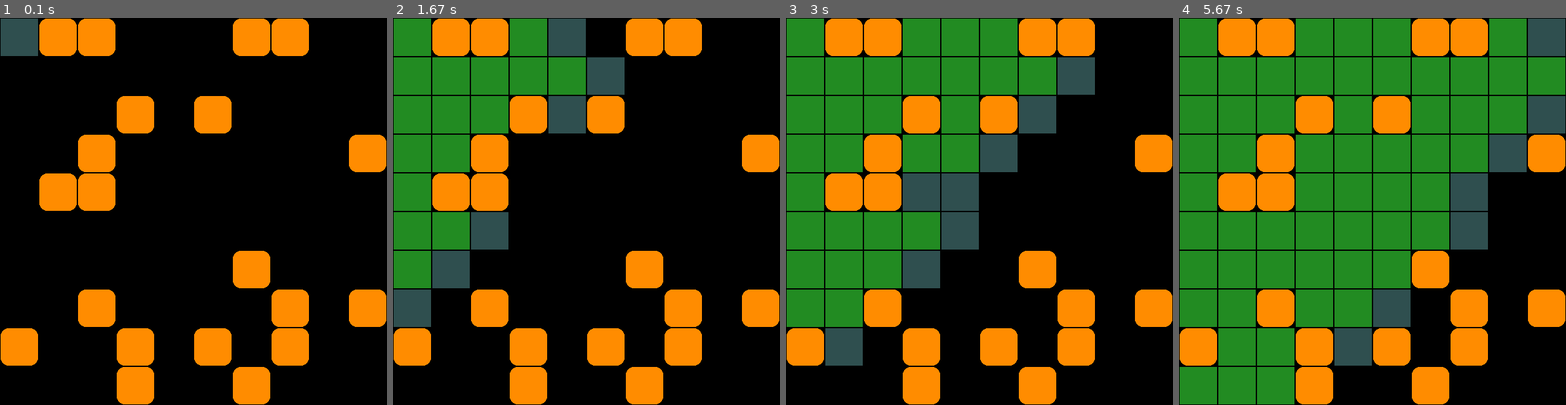
Above: before the commit, frames 1-4 (left to right).
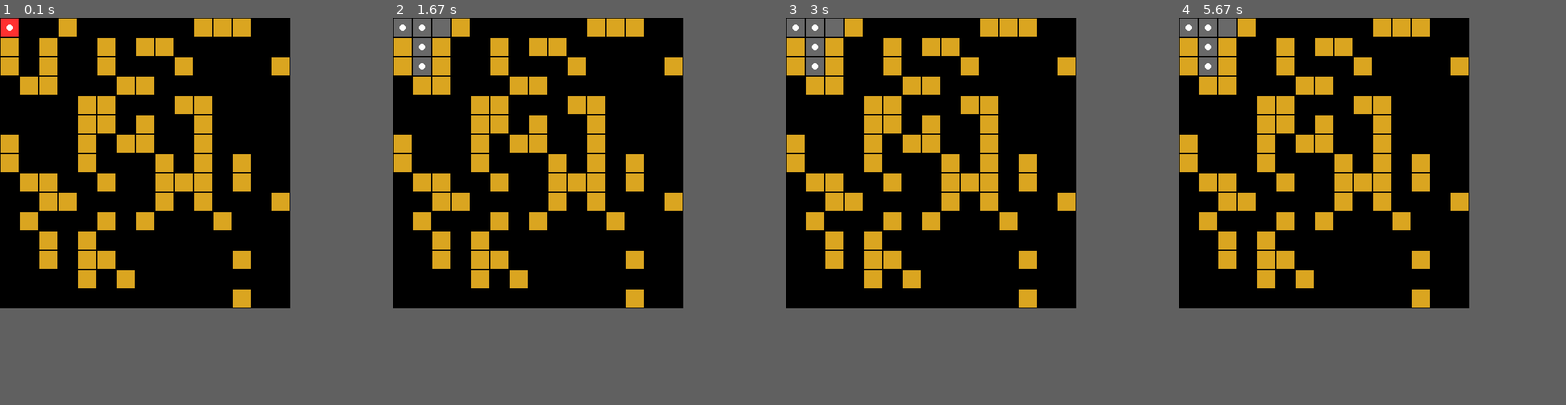
Above: after the commit, the same moments.

Repository: i-dea-by/py_coding_marathon
Game: pygame game, started from marathon_01/task10/main_pygame.py
The game is run twice, just before and just after one commit, with the same random seed, the same clock (stepped at 60 frames per second) and the same inputs.
Inputs:
- Up to frame 1 (0.1 s): no input
- Up to frame 2 (1.67 s): no input
- Up to frame 3 (3 s): no input
- Up to frame 4 (5.67 s): no input
In our replay, the window is 600x600 before the commit and 450x450 after it. These sizes can differ from the game's own. Grey fills any space a smaller window leaves; there, only what the larger window draws over its background counts as a difference.

The runs differ from the first frame. In frame 1, 29% of the frame differs, in the area x 0-100%, y 0-100%; in frame 2, 44%; in frame 3, 54%; in frame 4, 77%.

Commit message:
+ первая визуализация работы на движке pygame
+ добавил
- убрал/удалил
* исправил/подправил

Diff:
--- a/marathon_01/task10/main_pygame.py
+++ b/marathon_01/task10/main_pygame.py
@@ -1,5 +1,5 @@
 from collections import deque
-from random import random, randint
+from random import random
 
 import pygame as pg
 
@@ -50,11 +50,10 @@
         :param x: int - координата
         :return: bool - True - можно, False - нельзя
         """
-        result = all([0 <= y < maze_height,
-                      0 <= x < maze_width,
-                      (y, x) not in vizited,
-                     (y, x) not in queue]) and maze[y][x] == 0  # пришлось вынести, чтоб проверка срабатывала после
-        return result
+        return all([0 <= y < maze_height,
+                    0 <= x < maze_width,
+                    (y, x) not in vizited,
+                    (y, x) not in queue]) and maze[y][x] == 0  # пришлось вынести, чтоб проверка срабатывала после
 
     def find_next_steps(y: int, x: int) -> list[tuple]:
         """
@@ -72,66 +71,79 @@
                 result.append((y + step_y, x + step_x))
         return result
 
-    def get_rect(x, y):
-        return x * TILE + 1, y * TILE + 1, TILE - 2, TILE - 2
+    def get_rect(y: int, x: int, inc=1) -> tuple[int, int, int, int]:
+        """
+        Функция возвращает кортеж координат и размеров для метода draw.Rect pygame-а
+
+        :param inc: int - коэффициент для изменения размеров области
+        :param y: int - координата в поле для отрисовки
+        :param x: int - координата в поле для отрисовки
+        :return: tuple[int, int, int, int] - координаты и размеры прямоугольной области (left, top, width, height)
+        """
+        return y * TILE + inc, x * TILE + inc, TILE - (inc * 2), TILE - (inc * 2)
 
     # проверяем и сохраняем размеры матрицы
     maze_height, maze_width = check_dimensions(maze)
 
-    # "теневой лабиринт" для сохранения результатов поиска выхода
+    # "теневой лабиринт" с нулями для сохранения результатов поиска выхода
     shadow_maze = create_random_maze(maze_height, maze_width, chance=0)
 
-    start = (0, 0)  # стартовая ячейка
+    start = current_cell = (0, 0)  # стартовая ячейка
     queue = deque([start])  # очередь для ячеек для следующего шага ()
-    vizited = set()  # хранилище посещенных ячеек
+    vizited = {start: None}  # хранилище посещенных ячеек
 
-    TILE = 60
+    TILE = 30  # размер квадрата сетки лабиринта
 
     pg.init()
-    sc = pg.display.set_mode([maze_width * TILE, maze_height * TILE])
+    sc = pg.display.set_mode([maze_height * TILE, maze_width * TILE])
     clock = pg.time.Clock()
 
     show_maze = True
+
     while show_maze:
-        # fill screen
+        # заливаем экран
         sc.fill(pg.Color('black'))
-        # draw grid
-        [[pg.draw.rect(sc, pg.Color('darkorange'), get_rect(x, y), border_radius=TILE // 5)
+        # рисуем лабиринт
+        [[pg.draw.rect(sc, pg.Color('#DAA520'), get_rect(y, x))
           for x, col in enumerate(row) if col] for y, row in enumerate(maze)]
-        # draw BFS work
-        [pg.draw.rect(sc, pg.Color('forestgreen'), get_rect(x, y)) for y, x in vizited]
-        [pg.draw.rect(sc, pg.Color('darkslategray'), get_rect(x, y)) for y, x in queue]
+        # рисуем результат работы алгоритма поиска
+        [pg.draw.rect(sc, pg.Color('#696969'), get_rect(y, x)) for y, x in vizited]
+        [pg.draw.rect(sc, pg.Color('#FF3030'), get_rect(y, x)) for y, x in queue]
+        # рисуем путь от текущей клетки до начала
+        path_dot = current_cell
+        while path_dot:
+            pg.draw.rect(sc, pg.Color('#FFFFFF'), get_rect(*path_dot, inc=10), TILE, border_radius=TILE // 3)
+            path_dot = vizited[path_dot]
 
         pg.display.update()
         clock.tick(10)
 
+        if queue and current_cell == (maze_height - 1, maze_width - 1):
+            queue.clear()
+            print('FINISH!!!!')
+        elif not queue and current_cell < (maze_height - 1, maze_width - 1):
+            print('Выхода нет)')
+
         if queue:
-            print(f'Queue: {queue}')
+            current_cell = queue.popleft()
+            next_cells = find_next_steps(*current_cell)
+            for next_cell in next_cells:
+                if next_cell == (maze_height - 1, maze_width - 1):
+                    queue.clear()
+                queue.append(next_cell)
+                vizited[next_cell] = current_cell
 
-            current_cell = queue.popleft()
-            vizited.add(current_cell)
-
-            next_cells = find_next_steps(current_cell[0], current_cell[1])
-            print(f'Next cells: {next_cells}')
-
-            for next_cell in next_cells:
-                queue.append(next_cell)
-
-        # pygame necessary lines
+        # pygame проверка на выход
         for event in pg.event.get():
             if event.type == pg.QUIT:
                 pg.quit()
                 show_maze = False
 
-    return shadow_maze[-1][-1] > 0
+    result = shadow_maze[-1][-1] > 0
+    return result
 
 
 if __name__ == '__main__':
-    # print('Рандомный лабиринт:')
-    height, length = randint(3, 10), randint(3, 10)
-    height, length = 10, 10
-    random_maze = create_random_maze(height, length, 0.2)
-
-    height, length = check_dimensions(random_maze)
-    print(f'Размер лабиринта (высота х длина): {height}x{length}')
+    height, width = 15, 15
+    random_maze = create_random_maze(height, width)
     print(f'Выход есть?: {can_exit(random_maze)}')
